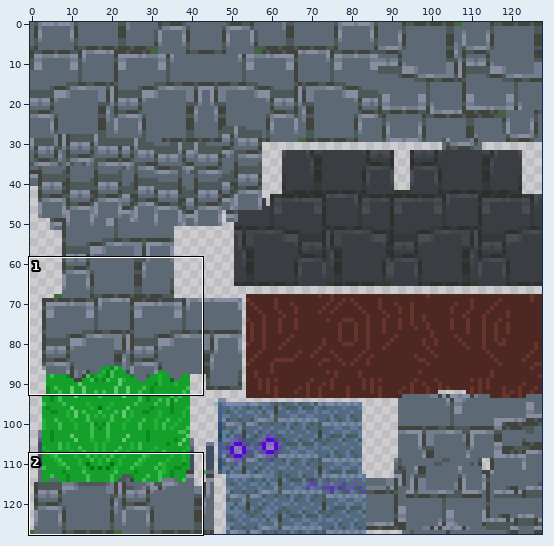
A sprite sheet gets an edit: BurningEmbersMain/BurningEmbers/Assets/2D Assets/RawTextures/GolemTex.png. The first picture is a wide view before the edit; the outline marks the close-up.
Close-up. As it was:
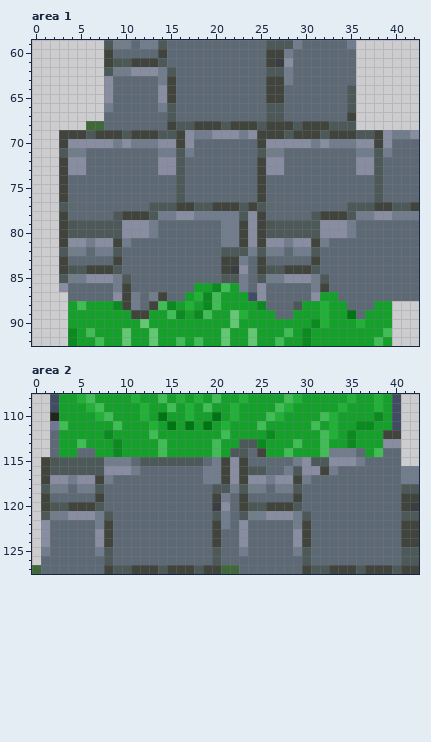
The file is 128x128 pixels. Colours within 5 levels of each other are drawn and written as one. Shown: area 1: x 0..42, y 59..92; area 2: x 0..42, y 108..127. The commit also changed other parts of the picture, which this record leaves out.
And afterwards:
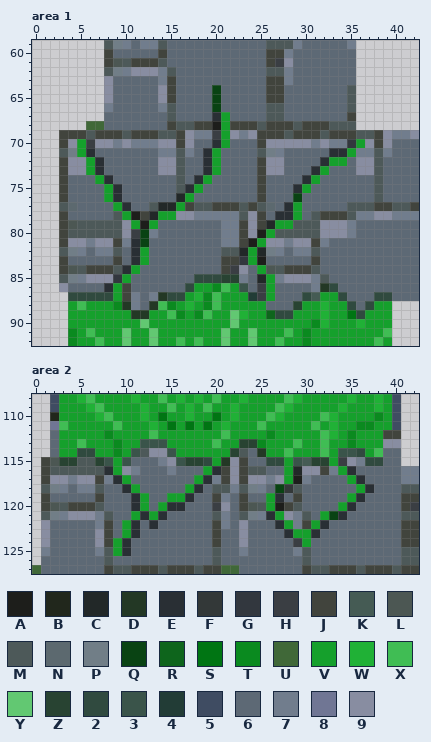
Palette (. is transparent): A #1d1e1b  B #21271c  C #222828  D #233825  E #292f34  F #333838  G #32373e  H #3a3e43  J #41443d  K #455b54  L #4c5753  M #4d5959  N #5c696f  P #717e87  Q #094313  R #0e651c  S #007513  T #0a8a1f  U #406838  V #15a02c  W #20b136  X #40bd54  Y #62c872  Z #284332  2 #304a3f  3 #3a544a  4 #223c36  5 #3f4c62  6 #5d6975  7 #717d8d  8 #707694  9 #888da1
The exact change:
Changed rows in their new state; - is an unchanged pixel.
Area 1:
first column x 4:
64 ----------------Q-------------------
65 ----------------Q-------------------
66 ----------------Q-------------------
67 ----------------EV------------------
68 ----------------AV------------------
69 ----------------HV------------------
70 -VH-------------EV-------------GV---
71 -VE------------EV------------EEV----
72 --VE-----------EV-----------EVV-----
73 --VE-----------EV----------EV-------
74 ---VE---------EV----------EV--------
75 ----VE-------EV----------EV---------
76 ----VE------CV-----------Q----------
77 -----VE---CCV-----------EV----------
78 ------VA-CVV-----------EEV----------
79 -------VAV------------CVV-----------
80 -------HQ------------AV-------------
81 -------EQ-----------AV--------------
82 -------EV----------CVC--------------
83 -------EV----------GVA--------------
84 ------EV-------------V--------------
85 -----GV-------222ZZ--CV-------------
86 ----EV-------2-----3-HV-----D2------
87 22222V----D22-------4HV---2K--2---22
88 ------D--D-----------V---Z-----2-2--
89 -------DD-------------R22-------2---
Area 2:
first column x 3:
113 ---------333--------ZZ--------------
114 --22----3M993----V-Z--D-------V332--
115 ZZ--Z3V3-66793ZZ2VD----22V3KZZVH--22
116 -----EV-----7---VE-------VC----VE---
117 ------EV-------VE--------VA-----VE--
118 -------EV-----VE--------QF-------VE-
119 --------EV--VVE--------VE-------VE--
120 --------EV-VEE---------VA------VE---
121 --------VEVE-----------EV----VQE----
122 -------VE-E-------------EV--VE------
123 -------VE----------------EVVE-------
124 ------VE------------------HV--------
125 ------VE----------------------------
Boxes around the changes in both close-ups, in picture pixels (x1, y1, x2, y2):
changed: (68, 85, 392, 319)
changed: (59, 439, 383, 556)
